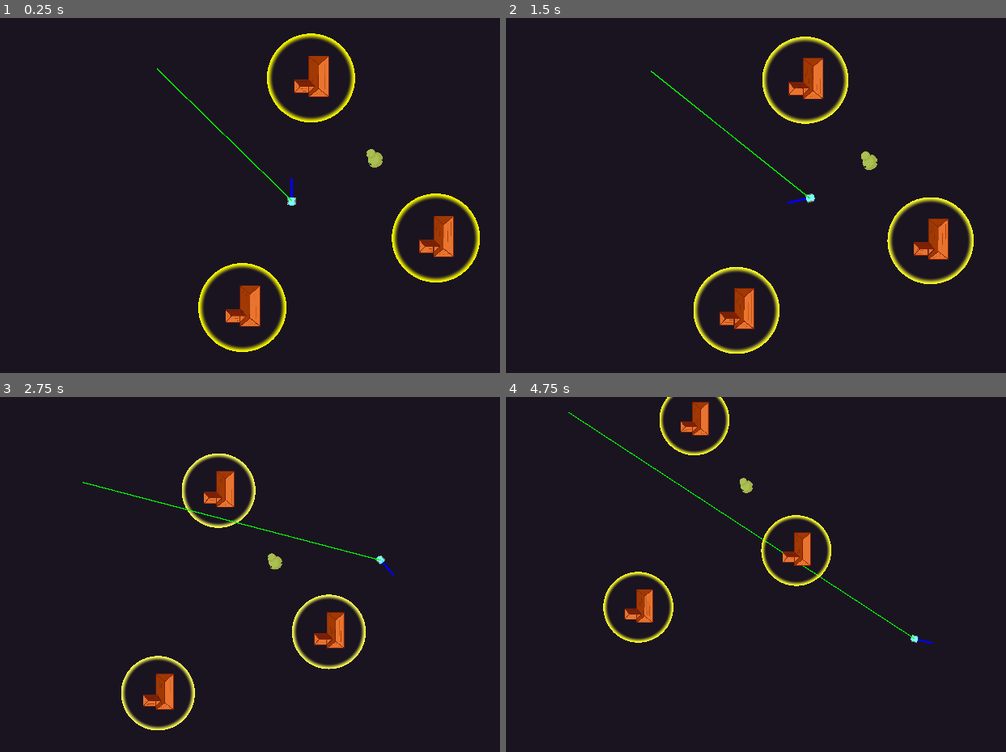
Above: before the commit, frames 1-4 (two rows, left to right).
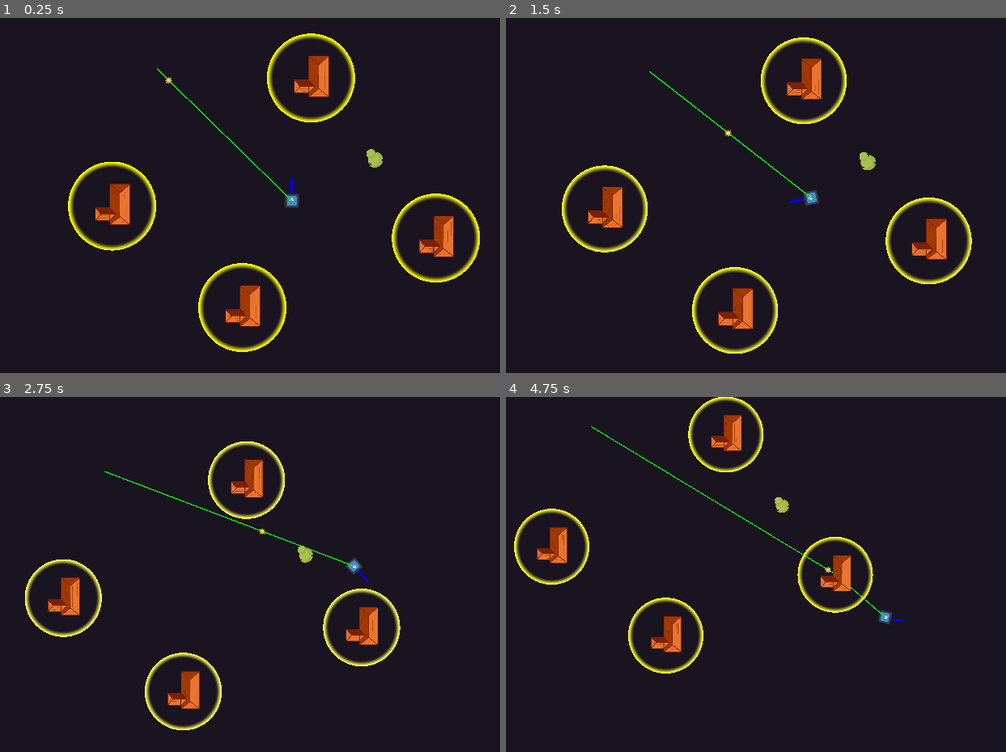
Above: after the commit, the same moments.

Repository: SpyrexDE/BzzBzz
Game: Godot game, scene res://levels/testlvl1.tscn
Same seed, same stepped clock (60 frames per second), same inputs: the game is played once before the commit and once after it. The engine's default icon, where the game draws it, is replaced by a stand-in: a white triangle on a blue panel in a dark square.
Inputs:
- Up to frame 1 (0.25 s): no input
- Up to frame 2 (1.5 s): hold D (steer_right) 0.53-1.28 s; hold S (go_backward) from 1.28 s (still down)
- Up to frame 3 (2.75 s): release S (go_backward) at 2.03 s; hold D (steer_right) from 2.03 s (still down)
- Up to frame 4 (4.75 s): release D (steer_right) at 2.78 s; hold W (go_forward) 2.78-3.53 s; hold A (steer_left) from 3.53 s (still down)

The runs differ from the first frame. In frame 1, 1.5% of the frame differs, in the area x 13-60%, y 16-66%; in frame 2, 4.5%; in frame 3, 7.4%, in the area x 5-81%, y 12-94%; in frame 4, 6.9%.

Commit message:
fix id

Diff:
--- a/levels/testlvl1.tscn
+++ b/levels/testlvl1.tscn
@@ -4,6 +4,7 @@
 [ext_resource type="Script" path="res://levels/level.gd" id="1_ysstf"]
 [ext_resource type="PackedScene" uid="uid://cswjddao7c7gd" path="res://props/haus.tscn" id="2_qns4n"]
 [ext_resource type="PackedScene" uid="uid://desc5w62oyqfi" path="res://props/connector/connector.tscn" id="3_pgg6y"]
+[ext_resource type="PackedScene" uid="uid://vqts8ef4u5h5" path="res://props/zap/zap.tscn" id="4"]
 [ext_resource type="PackedScene" uid="uid://vqts8ef4u5h5" path="res://props/zap/zap.tscn" id="5_s8uj7"]
 [ext_resource type="PackedScene" uid="uid://d06k0iiax55p6" path="res://props/Busch/busch.tscn" id="6_t3kf8"]
 
--- a/props/zap/zap.tscn
+++ b/props/zap/zap.tscn
@@ -1,7 +1,10 @@
-[gd_scene load_steps=3 format=3 uid="uid://vqts8ef4u5h5"]
+[gd_scene load_steps=4 format=3 uid="uid://vqts8ef4u5h5"]
 
 [ext_resource type="Script" path="res://props/zap/zap.gd" id="1_apmkh"]
 [ext_resource type="Texture2D" uid="uid://c8oiah8jn02yx" path="res://props/zap/Blitzableiter_AN.png" id="1_mnera"]
+
+[sub_resource type="CircleShape2D" id="CircleShape2D_6yvlq"]
+radius = 35.0571
 
 [node name="Zap" type="Node2D"]
 script = ExtResource("1_apmkh")
--- a/robot/robot.tscn
+++ b/robot/robot.tscn
@@ -1,9 +1,8 @@
-[gd_scene load_steps=6 format=3 uid="uid://b1gg5e8kp4384"]
+[gd_scene load_steps=5 format=3 uid="uid://b1gg5e8kp4384"]
 
 [ext_resource type="Script" path="res://robot/robot.gd" id="1_qe1k2"]
-[ext_resource type="Texture2D" uid="uid://bwsxfxob8linx" path="res://robot.png" id="2_ylexb"]
+[ext_resource type="Texture2D" uid="uid://o8o4yx0b61bx" path="res://icon.svg" id="2_y6hw3"]
 [ext_resource type="PackedScene" uid="uid://dalopp2ns8t8d" path="res://robot/player_camera.tscn" id="3_xdevb"]
-[ext_resource type="Texture2D" uid="uid://cq2tvojinwnb7" path="res://light.png" id="4_nlp17"]
 
 [sub_resource type="CircleShape2D" id="CircleShape2D_o10pc"]
 radius = 65.192
@@ -11,20 +10,15 @@
 [node name="Robot" type="CharacterBody2D"]
 motion_mode = 1
 script = ExtResource("1_qe1k2")
-speed = 250.0
-friction = 1.1
+speed = 500.0
+friction = 1.3
 steering_speed = 0.1
 push_force = 1.0
 
 [node name="Sprite" type="Sprite2D" parent="."]
-scale = Vector2(2, 2)
-texture = ExtResource("2_ylexb")
+texture = ExtResource("2_y6hw3")
 
 [node name="CollisionShape" type="CollisionShape2D" parent="."]
 shape = SubResource("CircleShape2D_o10pc")
 
 [node name="PlayerCamera" parent="." instance=ExtResource("3_xdevb")]
-
-[node name="PointLight2D" type="PointLight2D" parent="."]
-scale = Vector2(0.5, 0.5)
-texture = ExtResource("4_nlp17")
